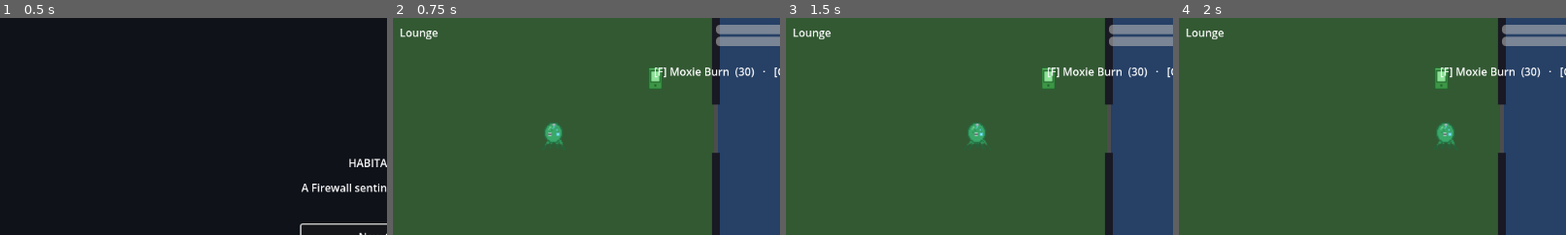
Above: before the commit, frames 1-4 (left to right).
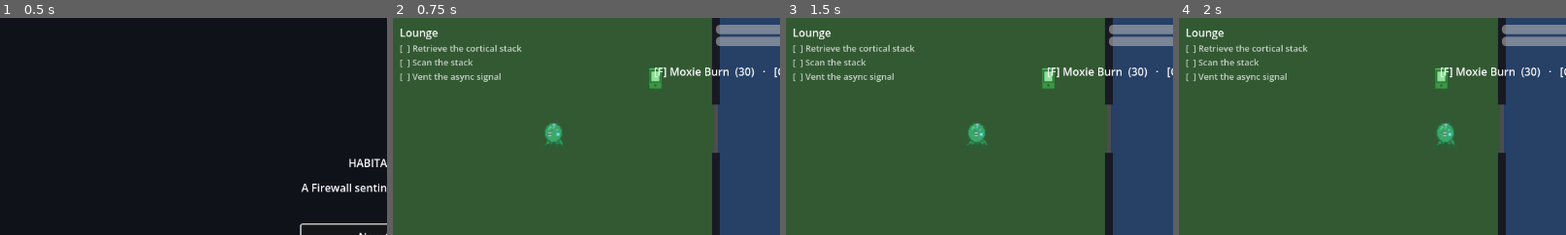
Above: after the commit, the same moments.

Repository: Curious-Conclusion/habitate-echo
Game: Godot game, scene res://scenes/title.tscn
Two runs of this game, one before a commit and one after it. Both use one fixed random seed, a clock stepped at 60 frames per second and the inputs below.
Inputs (mouse positions are % of the whole screen's width and height, from its top left):
- Up to frame 1 (0.5 s): no input
- Up to frame 2 (0.75 s): click "New Game" at 0.5 s
- Up to frame 3 (1.5 s): tap Enter (ui_accept) at 1.25 s; move the mouse to (72, 45) at 1.27 s; hold D (move_right) from 1.28 s (still down); hold E (interact) from 1.28 s (still down); click (72, 45) at 1.42 s
- Up to frame 4 (2 s): keep holding D (move_right); keep holding E (interact); tap Enter (ui_accept) at 1.52 s
The pictures show only the part of the screen within x 0-50%, y 0-50%; the shares and areas given below are measured in that part.

Frame 1 is identical in both runs. In frame 2, 1.1% of the frame differs, in the area x 1-34%, y 12-30%; in frame 3, 1.1%; in frame 4, 1.1%.

Commit message:
Traumas now haunt the whispers; add an always-visible objectives HUD
- whispers.gd: per-trauma line pools (fork_dissonance, executioners_echo) mix
  into the deranged chorus, and surface alone -- slower, quieter -- at merely
  shaken Moxie (<55). Carrying a trauma whispers even when you're "fine";
  psychosurgery clearing it silences the voice, which is the point. The cull
  choice now echoes in play ("Finally finally.").
- objective_hud.gd/tscn: checklist under the zone label in all three ops,
  driven by new Op.objective_labels and MissionManager.objective_completed.

Co-Authored-By: Claude Opus 4.8 (1M context) <noreply@anthropic.com>

Diff:
--- a/scenes/main.tscn
+++ b/scenes/main.tscn
@@ -16,6 +16,7 @@
 [ext_resource type="Script" path="res://scripts/interior_walls.gd" id="14_walls"]
 [ext_resource type="PackedScene" uid="uid://c4fieldgear8echo" path="res://scenes/field_gear.tscn" id="15_gear"]
 [ext_resource type="PackedScene" uid="uid://c5whispers8echo" path="res://scenes/whispers.tscn" id="16_whisp"]
+[ext_resource type="PackedScene" uid="uid://c6objhud8echo" path="res://scenes/objective_hud.tscn" id="17_objhud"]
 
 [sub_resource type="RectangleShape2D" id="RectangleShape2D_sgp6g"]
 size = Vector2(1000, 8)
@@ -261,3 +262,5 @@
 [node name="FieldGear" parent="." instance=ExtResource("15_gear")]
 
 [node name="Whispers" parent="." instance=ExtResource("16_whisp")]
+
+[node name="ObjectiveHud" parent="." instance=ExtResource("17_objhud")]
--- /dev/null
+++ b/scenes/objective_hud.tscn
@@ -0,0 +1,14 @@
+[gd_scene load_steps=2 format=3 uid="uid://c6objhud8echo"]
+
+[ext_resource type="Script" path="res://scripts/objective_hud.gd" id="1_oh"]
+
+[node name="ObjectiveHud" type="CanvasLayer"]
+script = ExtResource("1_oh")
+
+[node name="ObjectivesLabel" type="Label" parent="."]
+offset_left = 10.0
+offset_top = 36.0
+offset_right = 320.0
+offset_bottom = 110.0
+theme_override_font_sizes/font_size = 13
+modulate = Color(1, 1, 1, 0.75)
--- a/scenes/op_hauler.tscn
+++ b/scenes/op_hauler.tscn
@@ -13,6 +13,7 @@
 [ext_resource type="Script" path="res://scripts/vacuum_zone.gd" id="11_vac"]
 [ext_resource type="PackedScene" uid="uid://c4fieldgear8echo" path="res://scenes/field_gear.tscn" id="12_gear"]
 [ext_resource type="PackedScene" uid="uid://c5whispers8echo" path="res://scenes/whispers.tscn" id="13_whisp"]
+[ext_resource type="PackedScene" uid="uid://c6objhud8echo" path="res://scenes/objective_hud.tscn" id="14_objhud"]
 
 [sub_resource type="RectangleShape2D" id="RectHWall"]
 size = Vector2(900, 8)
@@ -218,3 +219,5 @@
 [node name="FieldGear" parent="." instance=ExtResource("12_gear")]
 
 [node name="Whispers" parent="." instance=ExtResource("13_whisp")]
+
+[node name="ObjectiveHud" parent="." instance=ExtResource("14_objhud")]
--- a/scenes/op_lab.tscn
+++ b/scenes/op_lab.tscn
@@ -13,6 +13,7 @@
 [ext_resource type="Script" path="res://scripts/vacuum_zone.gd" id="11_vac"]
 [ext_resource type="PackedScene" uid="uid://c4fieldgear8echo" path="res://scenes/field_gear.tscn" id="12_gear"]
 [ext_resource type="PackedScene" uid="uid://c5whispers8echo" path="res://scenes/whispers.tscn" id="13_whisp"]
+[ext_resource type="PackedScene" uid="uid://c6objhud8echo" path="res://scenes/objective_hud.tscn" id="14_objhud"]
 
 [sub_resource type="RectangleShape2D" id="RectHWall"]
 size = Vector2(900, 8)
@@ -239,3 +240,5 @@
 [node name="FieldGear" parent="." instance=ExtResource("12_gear")]
 
 [node name="Whispers" parent="." instance=ExtResource("13_whisp")]
+
+[node name="ObjectiveHud" parent="." instance=ExtResource("14_objhud")]
--- /dev/null
+++ b/scripts/objective_hud.gd
@@ -0,0 +1,23 @@
+extends CanvasLayer
+## Always-visible objective checklist for the current op. Self-contained: drop
+## into any op scene; reads the Op from the catalog via GameState.current_op_id
+## and refreshes on MissionManager.objective_completed.
+
+@onready var label: Label = $ObjectivesLabel
+
+func _ready() -> void:
+	MissionManager.objective_completed.connect(func(_id: StringName) -> void: _refresh())
+	_refresh()
+
+func _refresh() -> void:
+	var op: Op = OpCatalog.get_op(GameState.current_op_id)
+	if op == null:
+		label.text = ""
+		return
+	var lines: Array[String] = []
+	for i in op.objectives.size():
+		var done := MissionManager.is_complete(op.objectives[i])
+		var obj_name := op.objective_labels[i] if i < op.objective_labels.size() \
+				else String(op.objectives[i])
+		lines.append(("[x] " if done else "[  ] ") + obj_name)
+	label.text = "\n".join(lines)
--- a/scripts/op.gd
+++ b/scripts/op.gd
@@ -11,6 +11,8 @@
 ## Ordered objective ids the scene completes via MissionManager. Cleared and
 ## re-armed on each deploy, so ops are replayable.
 @export var objectives: Array[StringName] = []
+## Player-facing names for the objectives, same order (the HUD checklist).
+@export var objective_labels: Array[String] = []
 @export_multiline var briefing: Array[String] = []
 @export_multiline var debrief: Array[String] = []
 ## Salvage scrip awarded once, the first time the op is completed.
--- a/scripts/op_catalog.gd
+++ b/scripts/op_catalog.gd
@@ -14,6 +14,10 @@
 	ke7.scene_path = "res://scenes/main.tscn"
 	var objs: Array[StringName] = [&"retrieve_stack", &"scan_stack", &"vent_signal"]
 	ke7.objectives = objs
+	var obj_labels: Array[String] = [
+		"Retrieve the cortical stack", "Scan the stack", "Vent the async signal",
+	]
+	ke7.objective_labels = obj_labels
 	var briefing: Array[String] = [
 		"FIREWALL BRIEFING: Suspect async contamination detected.",
 		"The cortical stack was hidden in a Server Alcove crawlspace —",
@@ -36,6 +40,10 @@
 	hauler.scene_path = "res://scenes/op_hauler.tscn"
 	var h_objs: Array[StringName] = [&"recover_ego", &"extract"]
 	hauler.objectives = h_objs
+	var h_labels: Array[String] = [
+		"Recover the stranded ego", "Reach the egocast point",
+	]
+	hauler.objective_labels = h_labels
 	var h_briefing: Array[String] = [
 		"FIREWALL BRIEFING: A powerless hauler drifts off the lane, hull breached.",
 		"A crew ego — Petrov — is stranded on a cortical stack in the aft hold,",
@@ -59,6 +67,10 @@
 	lab.scene_path = "res://scenes/op_lab.tscn"
 	var l_objs: Array[StringName] = [&"recover_protocol", &"resolve_researcher", &"extract"]
 	lab.objectives = l_objs
+	var l_labels: Array[String] = [
+		"Recover the containment protocol", "Resolve Dr. Okafor", "Egocast out",
+	]
+	lab.objective_labels = l_labels
 	var l_briefing: Array[String] = [
 		"FIREWALL BRIEFING: The Aphelion exobiology lab went dark 47 days ago.",
 		"Dr. Okafor was developing an async containment protocol when the lab's",
--- a/scripts/whispers.gd
+++ b/scripts/whispers.gd
@@ -18,9 +18,26 @@
 	"One of your memories is new.",
 ]
 
+## Traumas carry their own voices. These surface mixed in while deranged, and
+## alone at merely-shaken Moxie — wounds whisper even when you're "fine".
+## Psychosurgery clearing the trauma silences them, which is the point.
+const TRAUMA_LINES: Dictionary = {
+	&"fork_dissonance": [
+		"The other you got further than this.",
+		"You remember dying. You remember not dying. Both feel true.",
+		"This body never met the people you miss.",
+	],
+	&"executioners_echo": [
+		"Finally finally.",
+		"She didn't resist. That's the part that stays.",
+		"Three seconds. You counted.",
+	],
+}
+
 const HOLD := 2.6           ## seconds a whisper stays before fading
 const GAP_MIN := 7.0        ## seconds between whispers (randomized)
 const GAP_MAX := 14.0
+const SHAKEN_MOXIE := 55    ## below this, carried traumas whisper on their own
 
 @onready var label: Label = $WhisperLabel
 
@@ -35,20 +52,38 @@
 func _process(delta: float) -> void:
 	if not is_instance_valid(_player) or _player.is_dead:
 		return
-	if not _player.is_deranged():
+	var pool := _build_pool()
+	if pool.is_empty():
 		_timer = maxf(_timer, 4.0)  # stabilizing resets the build-up
 		return
 	_timer -= delta
 	if _timer <= 0.0:
-		_show_whisper()
+		_show_whisper(pool)
 		_timer = randf_range(GAP_MIN, GAP_MAX)
+		if not _player.is_deranged():
+			_timer *= 1.6  # trauma-only whispers come slower
 
-func _show_whisper() -> void:
-	var i := randi() % LINES.size()
-	if i == _last_index:
-		i = (i + 1) % LINES.size()
+## Deranged: the full chorus, traumas mixed in. Merely shaken but carrying
+## trauma: only the trauma's own voice. Stable and clean: silence.
+func _build_pool() -> Array:
+	var trauma_pool: Array = []
+	for t: StringName in GameState.traumas:
+		trauma_pool.append_array(TRAUMA_LINES.get(t, []))
+	if _player.is_deranged():
+		var chorus: Array = []
+		chorus.append_array(LINES)
+		chorus.append_array(trauma_pool)
+		return chorus
+	if not trauma_pool.is_empty() and _player.current_moxie < SHAKEN_MOXIE:
+		return trauma_pool
+	return []
+
+func _show_whisper(pool: Array) -> void:
+	var i := randi() % pool.size()
+	if i == _last_index and pool.size() > 1:
+		i = (i + 1) % pool.size()
 	_last_index = i
-	label.text = LINES[i]
+	label.text = pool[i]
 	# Drift the line a little so it never sits in the same spot twice.
 	label.offset_left = randf_range(-60.0, 60.0)
 	var tw := create_tween()
Not shown, changed: HANDOFF.md
